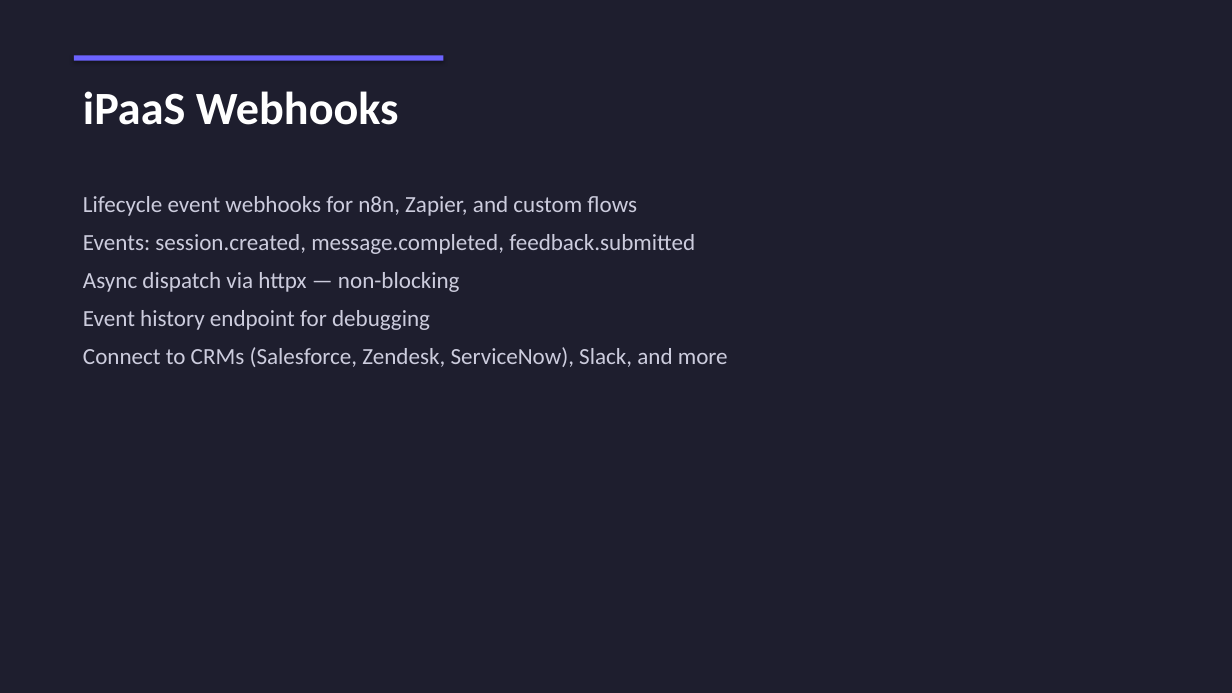
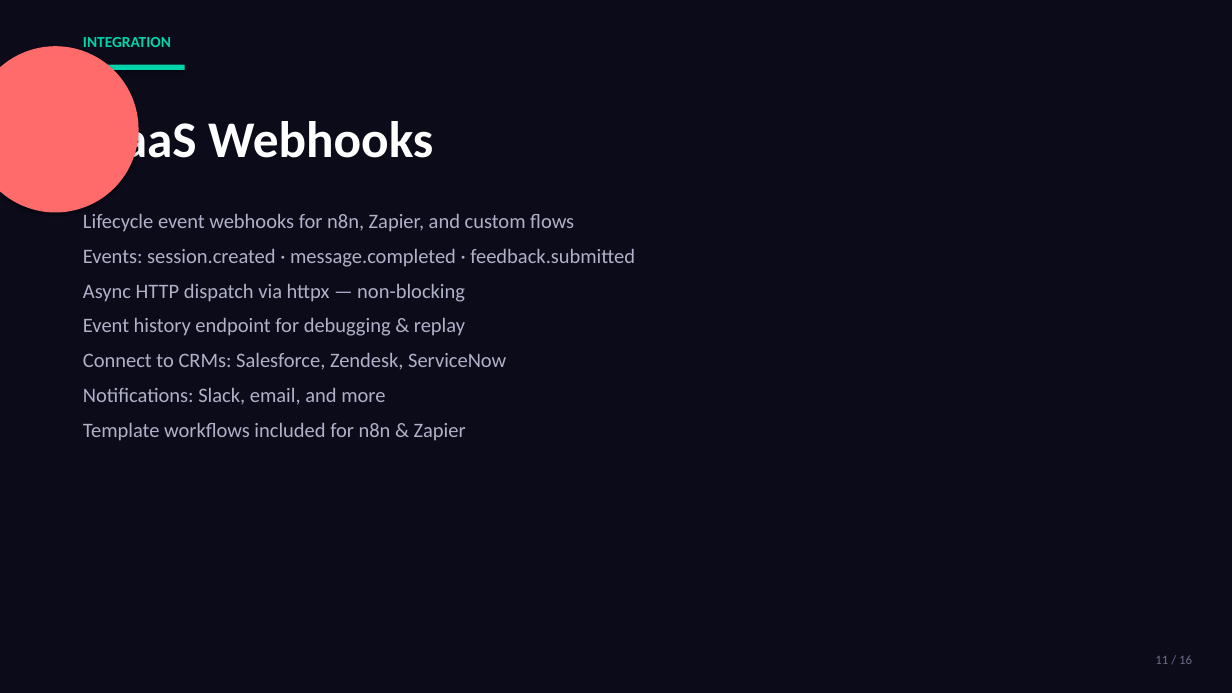
Before and after one commit to ShubhamRSY/voice-agents, a slide deck: slide 11 of Nexus_Overview.pptx. Drawn at 1232x693 pixels with LibreOffice and Linux fonts; fonts in the diff are those of the drawing. Boxes give left, top, right and bottom in pixels: in the first picture for what was removed or moved away, otherwise in the second. Text is boxed around its words. In the diff, an @@ line names an element or a change of style, - is before the commit and + after.

Commit message:
Modernize Nexus PPT with contemporary dark design

```diff
--- a/Nexus_Overview.pptx
+++ b/Nexus_Overview.pptx
@@ background #1E1E2E to #0B0B1A @@
@@ ellipse added at <box>0,46,139,213</box>, fill #FF6B6B @@
@@ rectangle removed at <box>74,55,444,61</box> @@
@@ text added at <box>83,37,171,52</box>, 12 pt, text #00D4AA, bold @@
+INTEGRATION
@@ rectangle added at <box>74,65,185,70</box>, fill #00D4AA @@
@@ text "iPaaS Webhooks": place and size @@
-text "iPaaS Webhooks" at <box>83,91,399,125</box>
+text "iPaaS Webhooks" at <box>83,115,433,170</box>
@@ text "iPaaS Webhooks" at <box>83,115,433,170</box>: size 36 to 40 pt @@
@@ text "Lifecycle event webhooks for n8n, ...": place and size @@
-text "Lifecycle event webhooks for n8n, ..." at <box>83,196,728,367</box>
+text "Lifecycle event webhooks for n8n, ..." at <box>83,213,635,441</box>
@@ text at <box>83,213,574,232</box>: size 18 to 16 pt, text colour #CCCCDD to #B0B0C8 in "Lifecycle event webhooks for n8n, Zapier, and ..." @@
@@ text at <box>83,248,635,441</box>: text changed; size 18 to 16 pt; text colour #CCCCDD to #B0B0C8 @@
-Events: session.created, message.completed, feedback.submitted
-Async dispatch via httpx — non-blocking
-Event history endpoint for debugging
-Connect to CRMs (Salesforce, Zendesk, ServiceNow), Slack, and more
+Events: session.created · message.completed · feedback.submitted
+Async HTTP dispatch via httpx — non-blocking
+Event history endpoint for debugging & replay
+Connect to CRMs: Salesforce, Zendesk, ServiceNow
+Notifications: Slack, email, and more
+Template workflows included for n8n & Zapier
@@ text added at <box>1155,655,1192,664</box>, 10 pt, text #6B6B8A @@
+11 / 16
```
Also in this commit, not shown: 12 other slides changed, 3 slides added, 1 slide removed, 1 other file.
